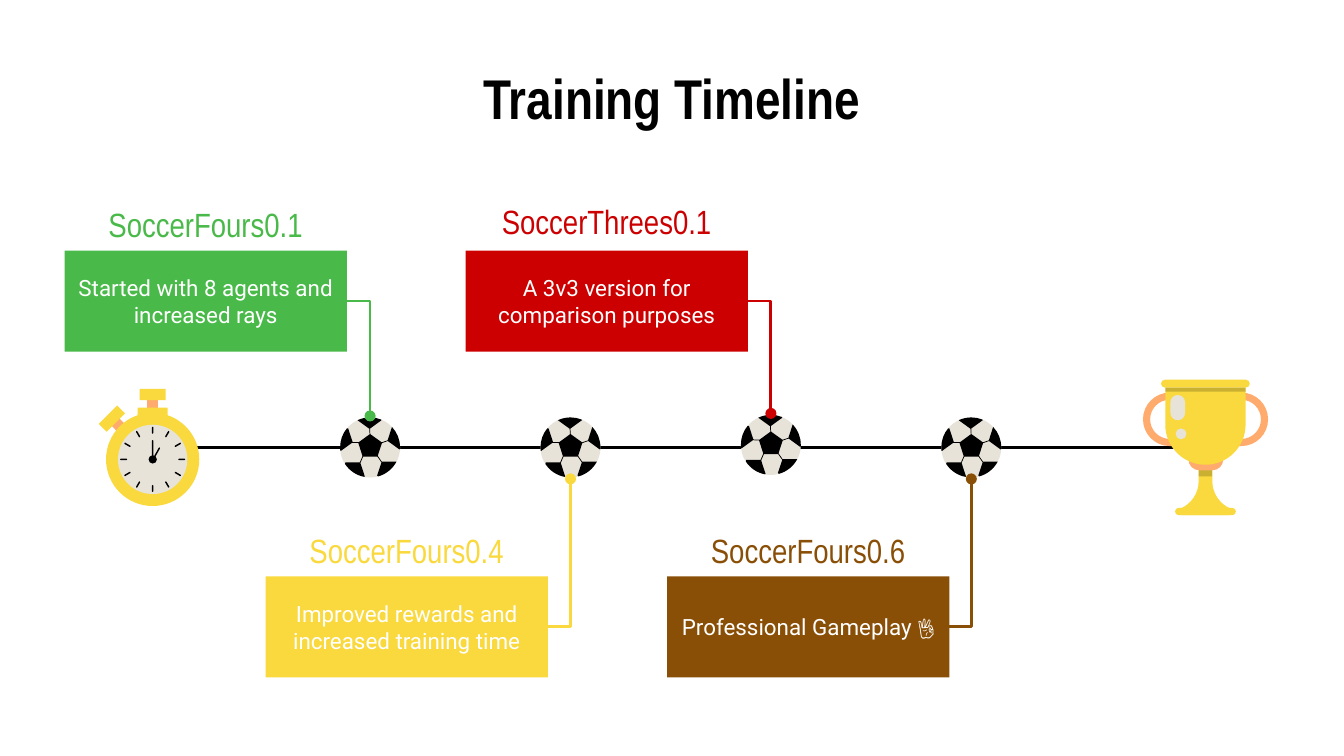
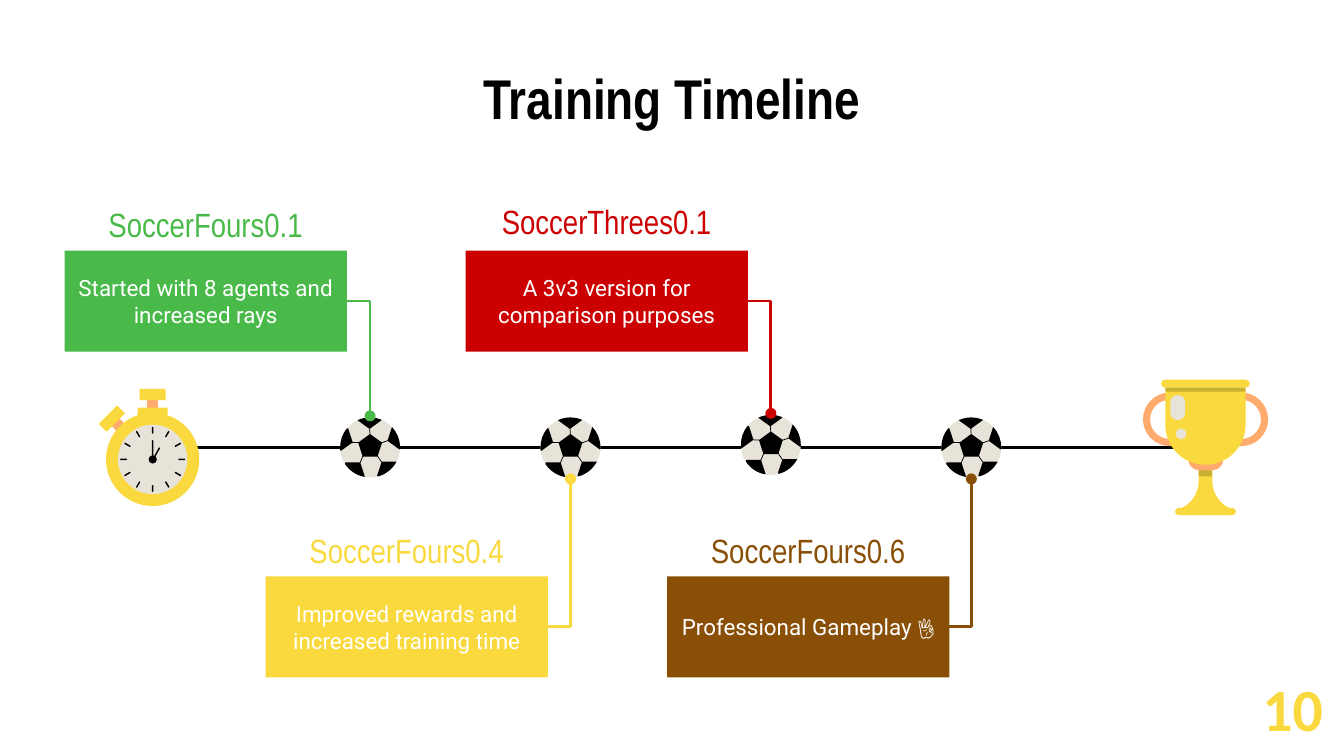
Before and after one commit to IAtwi/RL_project_repo, a slide deck: slide 10 of Project/Assets/ML-Agents/Examples/Soccer/Presentation/SoccerFours.pptx. Drawn at 1344x756 pixels with LibreOffice and Linux fonts; fonts in the diff are those of the drawing. Boxes give left, top, right and bottom in pixels: in the first picture for what was removed or moved away, otherwise in the second. Text is boxed around its words. In the diff, an @@ line names an element or a change of style, - is before the commit and + after.

```diff
--- a/Project/Assets/ML-Agents/Examples/Soccer/Presentation/SoccerFours.pptx
+++ b/Project/Assets/ML-Agents/Examples/Soccer/Presentation/SoccerFours.pptx
@@ text added at box(1262, 692, 1322, 732), 32 pt, text #F9D93D, bold @@
+10
```
Also in this commit, not shown: 10 other slides changed, 5 slides added.
